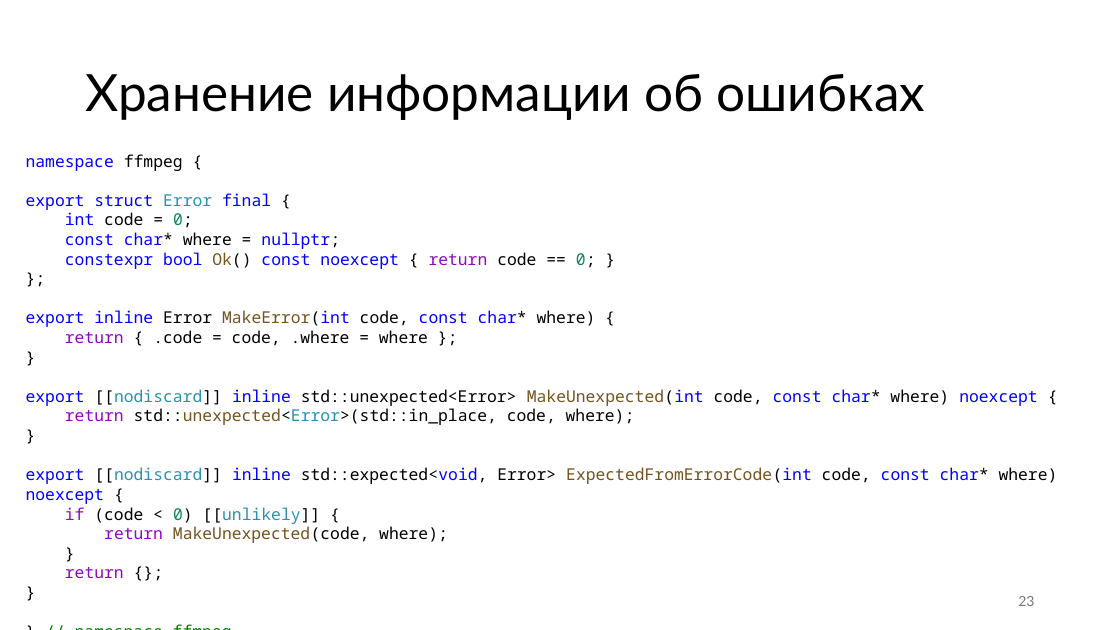
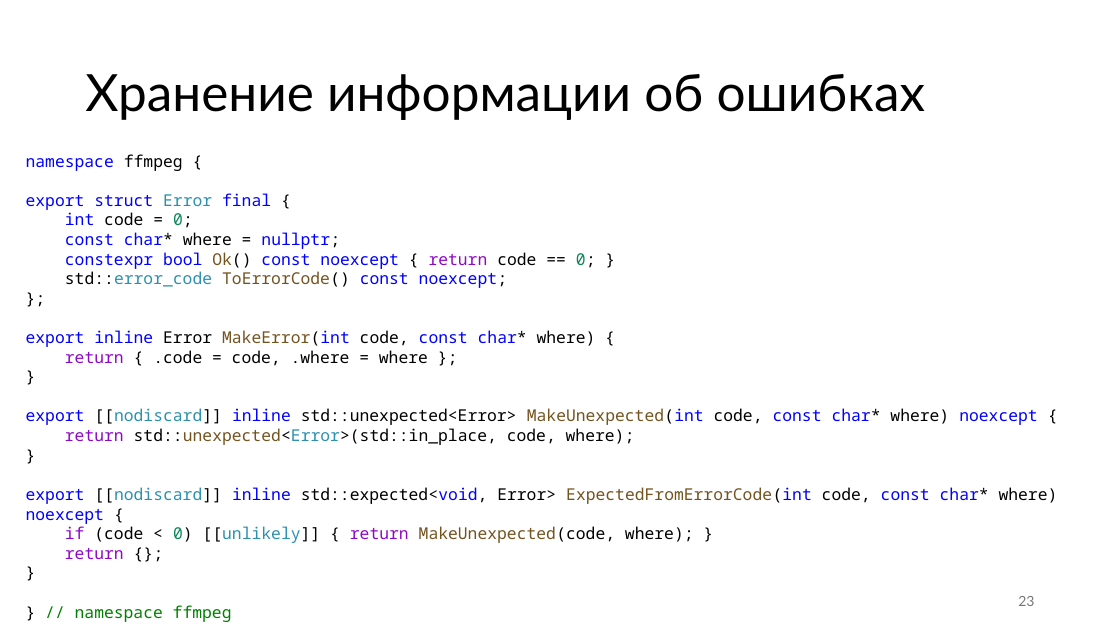
Before and after one commit to alexey-malov/ffmpeg-transcoder-demo, a slide deck: slide 23 of ffmpeg without pain.pptx. Drawn at 1120x630 pixels with LibreOffice and Linux fonts; fonts in the diff are those of the drawing. Boxes give left, top, right and bottom in pixels: in the first picture for what was removed or moved away, otherwise in the second. Text is boxed around its words. In the diff, an @@ line names an element or a change of style, - is before the commit and + after.

```diff
--- a/ffmpeg without pain.pptx
+++ b/ffmpeg without pain.pptx
@@ text at (65,271,507,288): paragraph added @@
+std::error_code ToErrorCode() const noexcept;
@@ text at (65,526,694,543): text changed @@
-if (code < 0) [[unlikely]] {
-return MakeUnexpected(code, where);
-}
+if (code < 0) [[unlikely]] { return MakeUnexpected(code, where); }
```
Also in this commit, not shown: 4 other slides changed.
